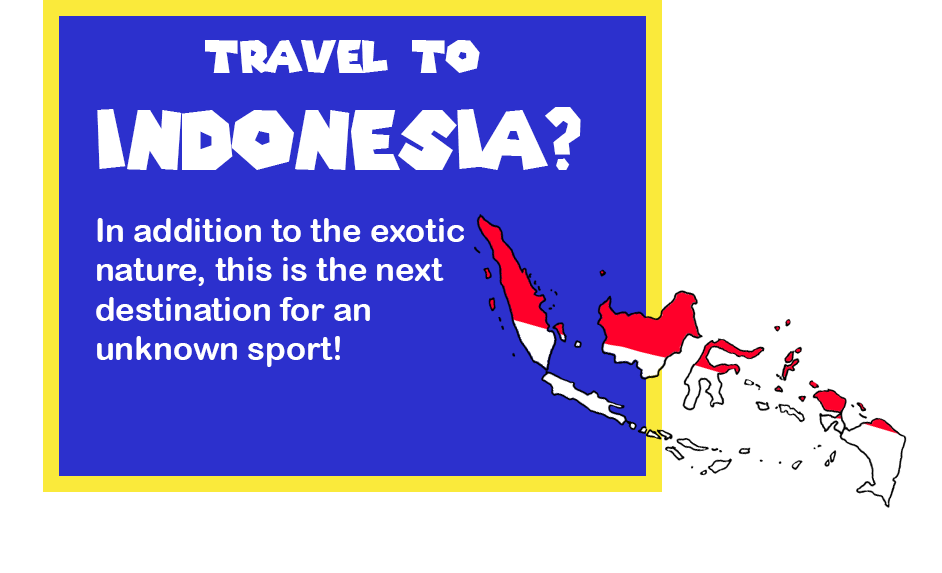
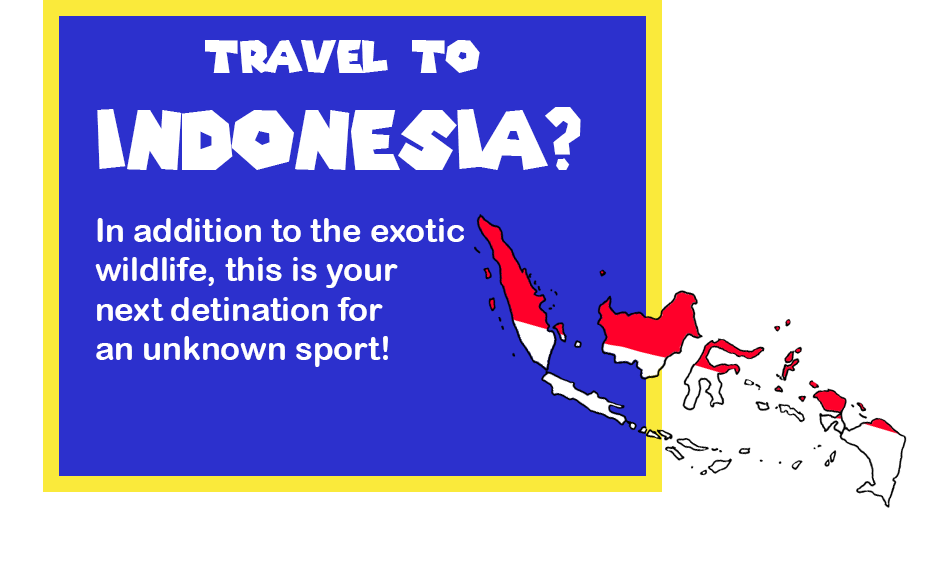
Layers edited between the first and the second 942 x 573 image:
renamed "In addition to the exotic nature, this is the next destinatio" to "In addition to the exotic wildlife, this is your next detinat", painted on it over [95, 257, 444, 367]
